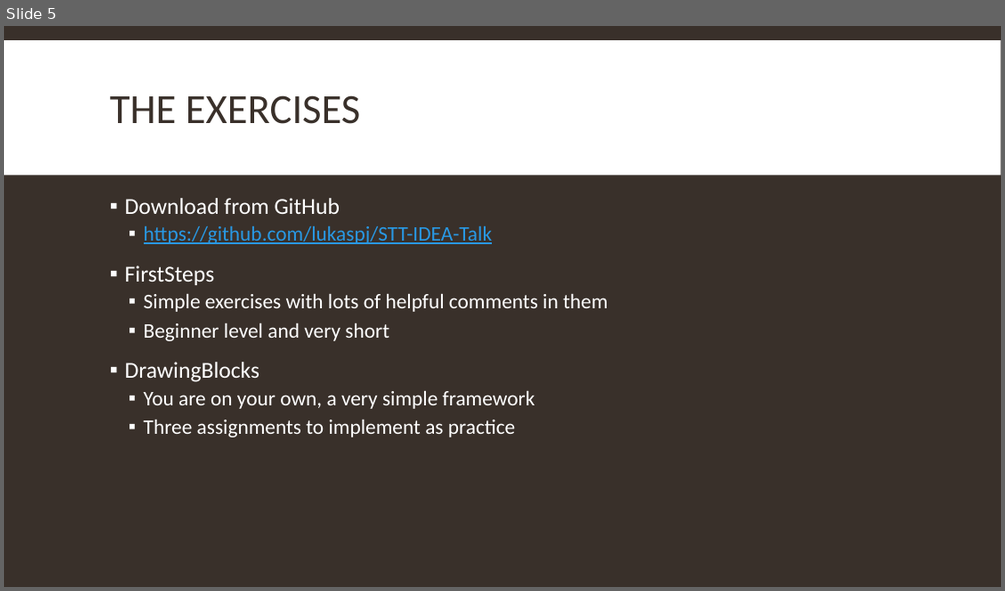
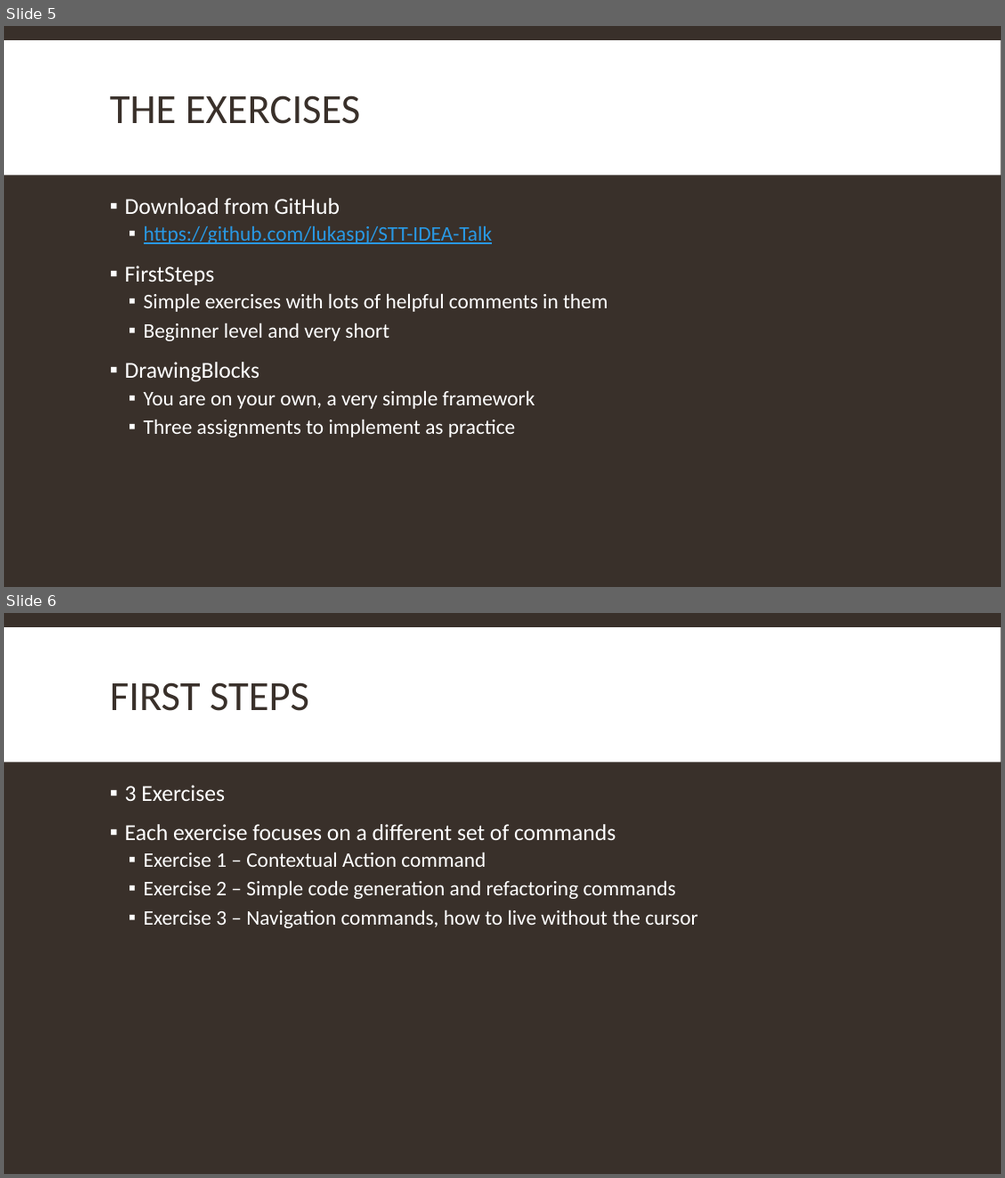
Before and after one commit to lukaspj/STT-IDEA-Talk, a slide deck: I’ve got an Idea.pptx. Shown one above the other, each under a label of ours: slide 5 before the commit, slides 5 and 6 after it. The pictures are 1005x591 and 1005x1178 pixels, drawn with LibreOffice and Linux fonts; fonts in the diff are those of the drawing. Boxes give left, top, right and bottom in pixels: in the first picture for what was removed or moved away, otherwise in the second. Text is boxed around its words. In the diff, an @@ line names an element or a change of style, - is before the commit and + after.

```diff
--- a/I’ve got an Idea.pptx
+++ b/I’ve got an Idea.pptx
@@ slide 6 added at [4, 613, 1001, 1174], background #39302A; not listed: 1 template element that a slide beside it also shows @@
@@ title added at [110, 682, 309, 711], 40 pt, text #39302A @@
+FIRST STEPS
@@ text added at [125, 785, 697, 928], 20 pt, text #FFFFFF @@
+▪ 3 Exercises
+▪ Each exercise focuses on a different set of commands
+  ▪ Exercise 1 – Contextual Action command
+  ▪ Exercise 2 – Simple code generation and refactoring commands
+  ▪ Exercise 3 – Navigation commands, how to live without the cursor
```
Also in this commit, not shown: 1 slide changed, 1 other slide added.
